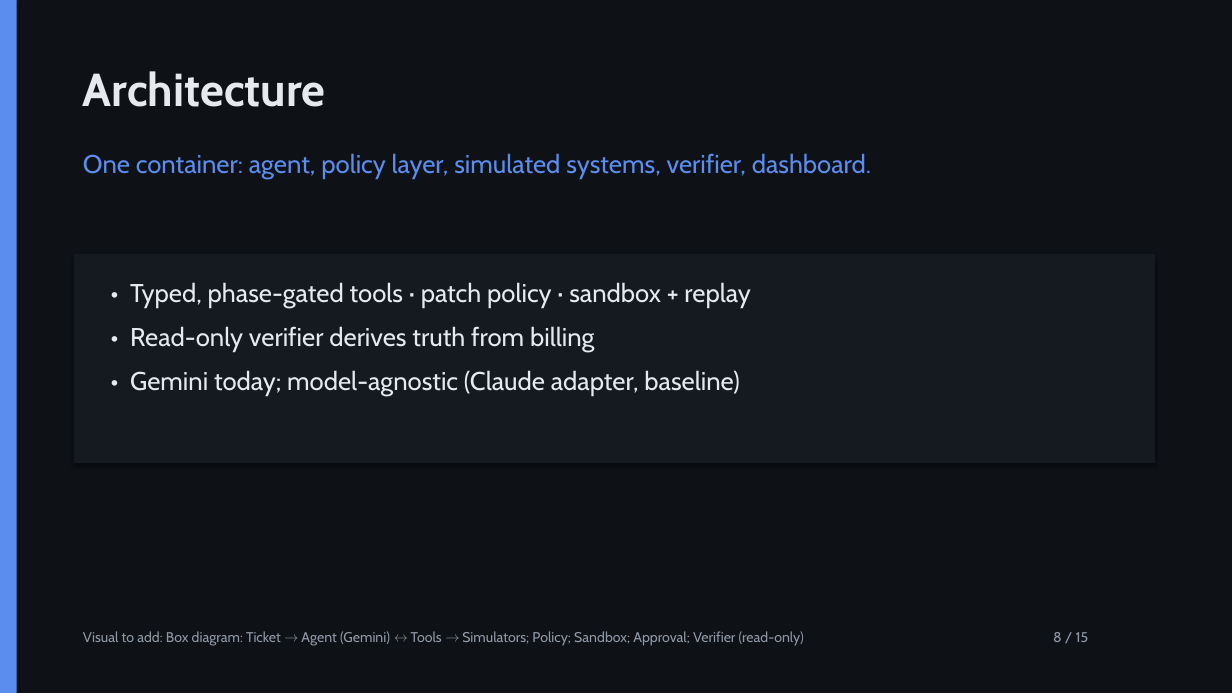
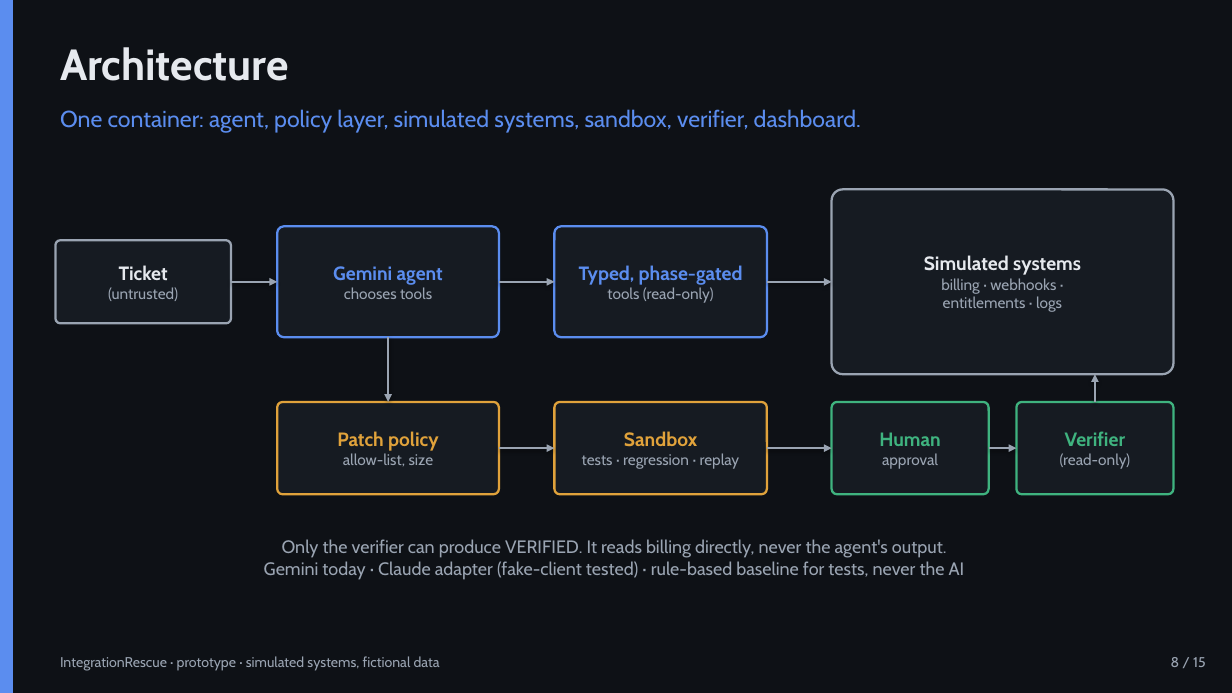
Before and after one commit to Ahmad-Joker/integrationrescue-ai, a slide deck: slide 8 of competition/IntegrationRescue_Competition_Deck.pptx. Drawn at 1232x693 pixels with LibreOffice and Linux fonts; fonts in the diff are those of the drawing. Boxes give left, top, right and bottom in pixels: in the first picture for what was removed or moved away, otherwise in the second. Text is boxed around its words. In the diff, an @@ line names an element or a change of style, - is before the commit and + after.

```diff
--- a/competition/IntegrationRescue_Competition_Deck.pptx
+++ b/competition/IntegrationRescue_Competition_Deck.pptx
@@ rectangle: place and size @@
-rectangle at <box>0,0,17,693</box>
+rectangle at <box>0,0,13,693</box>
@@ rectangle at <box>0,0,13,693</box>: shadow off @@
@@ text "Architecture": place and size @@
-text "Architecture" at <box>83,71,325,107</box>
+text "Architecture" at <box>60,47,289,81</box>
@@ text "Architecture" at <box>60,47,289,81</box>: size 36 to 34 pt @@
@@ text at <box>60,109,861,133</box>: text changed; size 20 to 18 pt @@
-One container: agent, policy layer, simulated systems, verifier, dashboard.
+One container: agent, policy layer, simulated systems, sandbox, verifier, dashboard.
@@ rounded rectangle added at <box>832,189,1174,374</box>, fill #161B22, outline #9AA4B2 1.75 pt, 12 pt, text #9AA4B2 @@
+Simulated systems
+billing · webhooks ·
+entitlements · logs
@@ rounded rectangle added at <box>277,226,499,337</box>, fill #161B22, outline #5B8DEF 1.75 pt, 12 pt, text #9AA4B2 @@
+Gemini agent
+chooses tools
@@ rounded rectangle added at <box>555,226,767,337</box>, fill #161B22, outline #5B8DEF 1.75 pt, 15 pt, text #5B8DEF, bold @@
+Typed, phase-gated
+tools (read-only)
@@ rounded rectangle added at <box>55,240,231,323</box>, fill #161B22, outline #9AA4B2 1.75 pt, 12 pt, text #9AA4B2 @@
+Ticket
+(untrusted)
@@ rectangle removed at <box>74,254,1155,463</box> @@
@@ text removed at <box>130,282,750,395</box> @@
-• Typed, phase-gated tools · patch policy · sandbox + replay
-• Read-only verifier derives truth from billing
-• Gemini today; model-agnostic (Claude adapter, baseline)
@@ arrow added from (231, 282) to (277, 282), #9AA4B2 2 pt @@
@@ arrow added from (499, 282) to (555, 282), #9AA4B2 2 pt @@
@@ arrow added from (767, 282) to (832, 282), #9AA4B2 2 pt @@
@@ arrow added from (388, 337) to (388, 402), #9AA4B2 2 pt @@
@@ arrow added from (1095, 402) to (1095, 374), #9AA4B2 2 pt @@
@@ rounded rectangle added at <box>277,402,499,494</box>, fill #161B22, outline #E0A23B 1.75 pt, 12 pt, text #9AA4B2 @@
+Patch policy
+allow-list, size
@@ rounded rectangle added at <box>555,402,767,494</box>, fill #161B22, outline #E0A23B 1.75 pt, 12 pt, text #9AA4B2 @@
+Sandbox
+tests · regression · replay
@@ rounded rectangle added at <box>832,402,989,494</box>, fill #161B22, outline #3FB37F 1.75 pt, 12 pt, text #9AA4B2 @@
+Human
+approval
@@ rounded rectangle added at <box>1017,402,1174,494</box>, fill #161B22, outline #3FB37F 1.75 pt, 12 pt, text #9AA4B2 @@
+Verifier
+(read-only)
@@ arrow added from (499, 448) to (555, 448), #9AA4B2 2 pt @@
@@ arrow added from (767, 448) to (832, 448), #9AA4B2 2 pt @@
@@ arrow added from (989, 448) to (1017, 448), #9AA4B2 2 pt @@
@@ text added at <box>264,539,965,580</box>, 14 pt, text #9AA4B2 @@
+Only the verifier can produce VERIFIED. It reads billing directly, never the agent's output.
+Gemini today · Claude adapter (fake-client tested) · rule-based baseline for tests, never the AI
@@ text added at <box>60,656,440,671</box>, 11 pt, text #9AA4B2 @@
+IntegrationRescue · prototype · simulated systems, fictional data
@@ text removed at <box>83,631,804,646</box> @@
-Visual to add: Box diagram: Ticket → Agent (Gemini) ↔ Tools → Simulators; Policy; Sandbox; Approval; Verifier (read-only)
@@ text "8 / 15": place and size @@
-text "8 / 15" at <box>1053,632,1089,642</box>
+text "8 / 15" at <box>1171,657,1206,667</box>
@@ text "8 / 15" at <box>1171,657,1206,667</box>: text colour #9099A6 to #9AA4B2; alignment left to right @@
```
Also in this commit, not shown: 11 other slides changed, 3 slides added, 3 slides removed, 37 other files.
